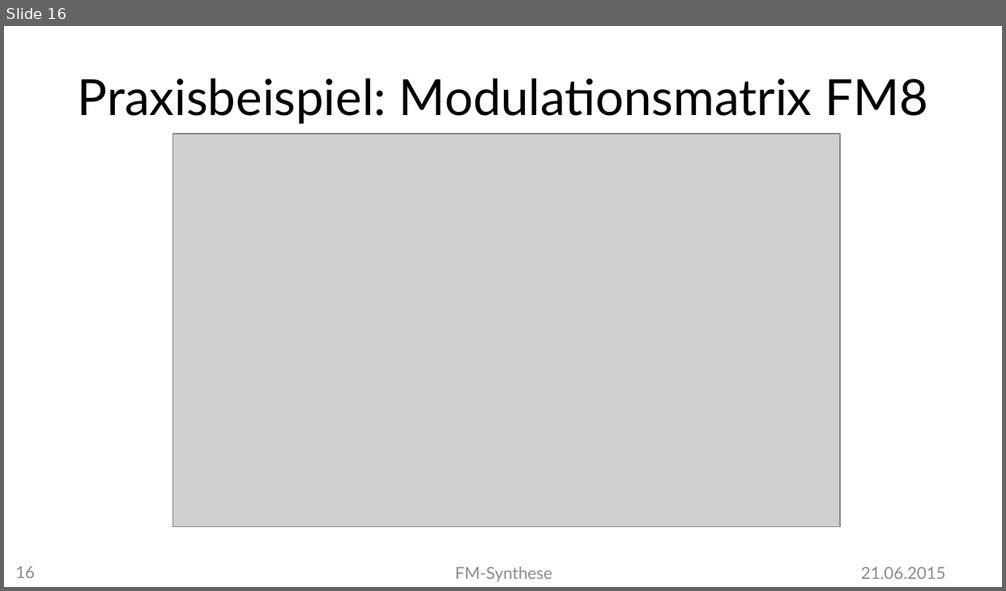
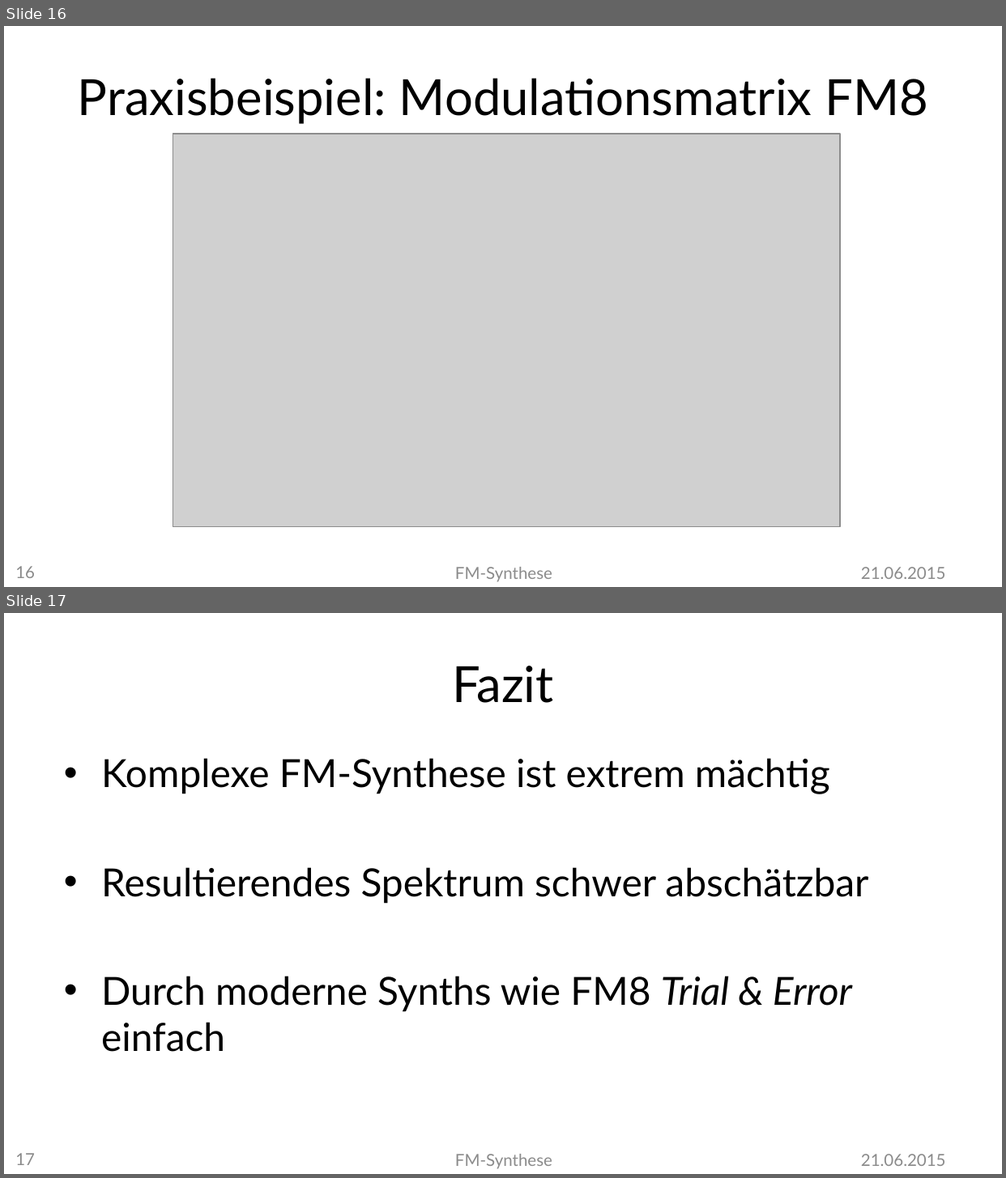
Before and after one commit to MBulli/VSeminar, a slide deck: Praesentation/FMSynthese-Matze.pptx. Shown one above the other, each under a label of ours: slide 16 before the commit, slides 16 and 17 after it. The pictures are 1006x591 and 1006x1178 pixels, drawn with LibreOffice and Linux fonts; fonts in the diff are those of the drawing; grey boxes stand for pictures; background and template pictures are left out. Boxes give left, top, right and bottom in pixels: in the first picture for what was removed or moved away, otherwise in the second. Text is boxed around its words. In the diff, an @@ line names an element or a change of style, - is before the commit and + after.

```diff
--- a/Praesentation/FMSynthese-Matze.pptx
+++ b/Praesentation/FMSynthese-Matze.pptx
@@ slide 17 added at bbox=[4, 613, 1002, 1174], background #FFFFFF @@
@@ title added at bbox=[452, 666, 554, 703], 36 pt, text #000000 @@
+Fazit
@@ text added at bbox=[101, 758, 868, 1052], 28 pt, text #000000 @@
+• Komplexe FM-Synthese ist extrem mächtig
+• Resultierendes Spektrum schwer abschätzbar
+• Durch moderne Synths wie FM8 Trial & Error einfach
@@ page number added at bbox=[15, 1153, 35, 1165], 12 pt, text #8C8C8C @@
+17
@@ text added at bbox=[455, 1154, 552, 1169], 12 pt, text #8C8C8C @@
+FM-Synthese
@@ text added at bbox=[861, 1154, 946, 1166], 12 pt, text #8C8C8C @@
+21.06.2015
```
Also in this commit, not shown: 2 other slides added.
